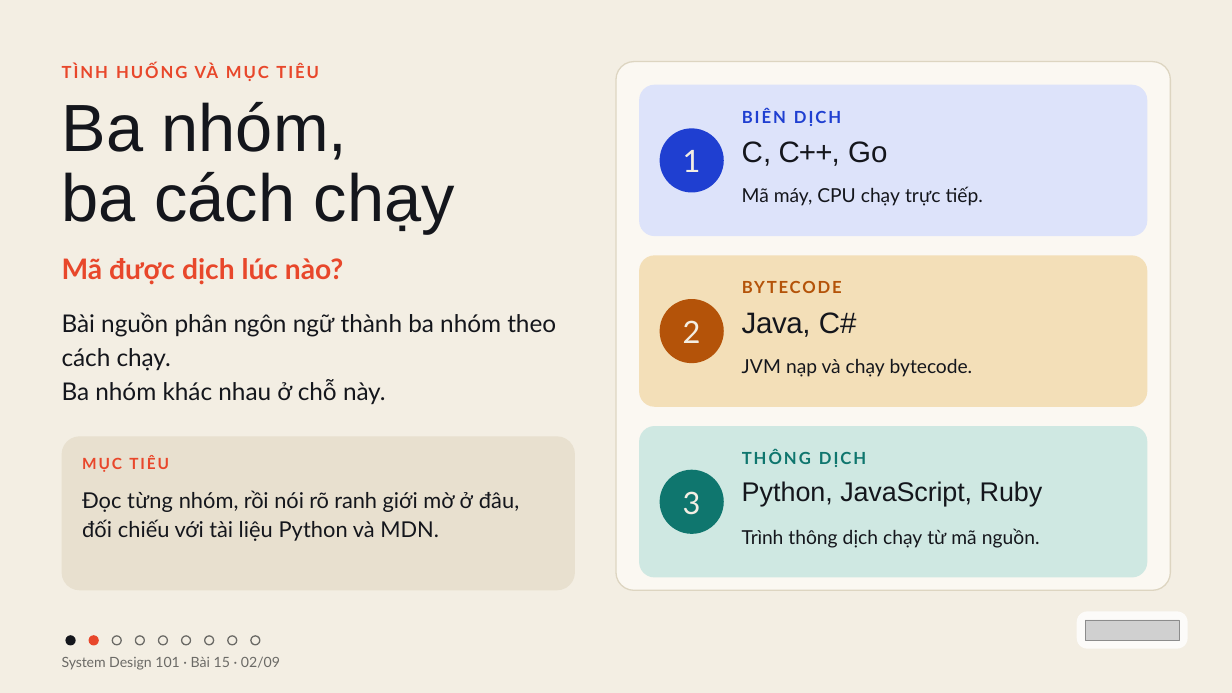
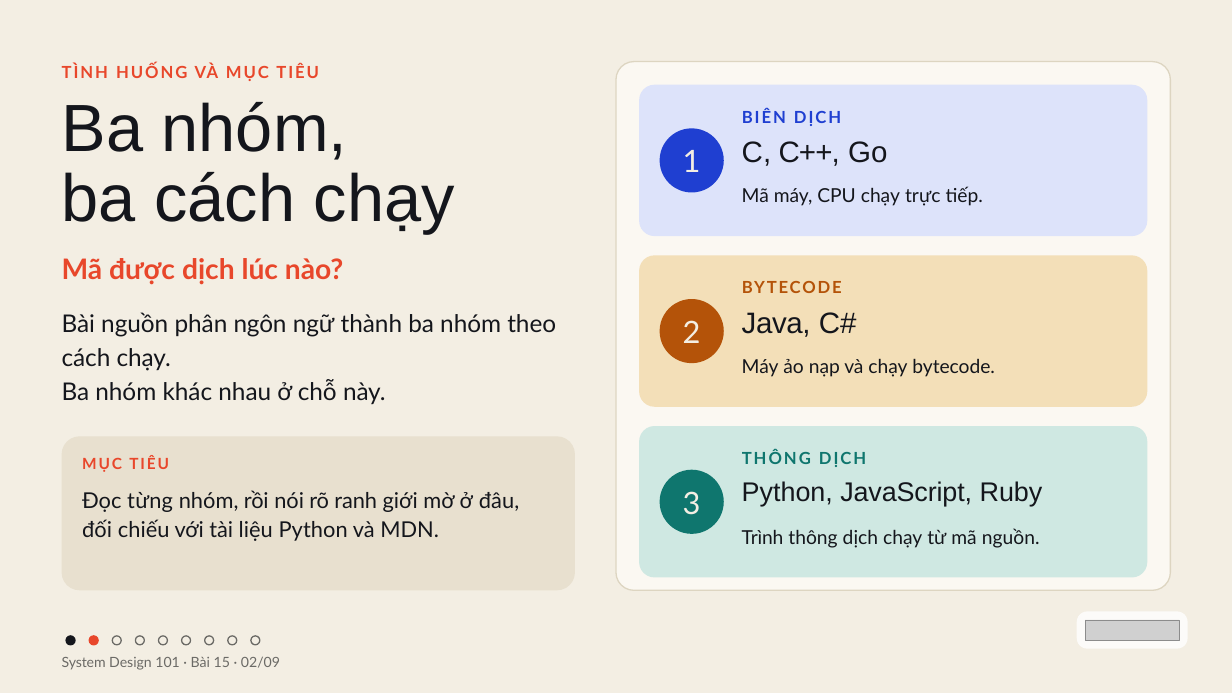
Before and after one commit to vohoailinh90/tool-marketing-studio, a slide deck: slide 2 of system-design-101/vi/lessons/sd-10-015/slides/sd-10-015.pptx. Drawn at 1232x693 pixels with LibreOffice and Linux fonts; fonts in the diff are those of the drawing; grey boxes stand for pictures. Boxes give left, top, right and bottom in pixels: in the first picture for what was removed or moved away, otherwise in the second. Text is boxed around its words. In the diff, an @@ line names an element or a change of style, - is before the commit and + after.

```diff
--- a/system-design-101/vi/lessons/sd-10-015/slides/sd-10-015.pptx
+++ b/system-design-101/vi/lessons/sd-10-015/slides/sd-10-015.pptx
@@ text at box(742, 358, 995, 377): text changed @@
-JVM nạp và chạy bytecode.
+Máy ảo nạp và chạy bytecode.
```
Also in this commit, not shown: 3 other slides changed, 4 other files.
